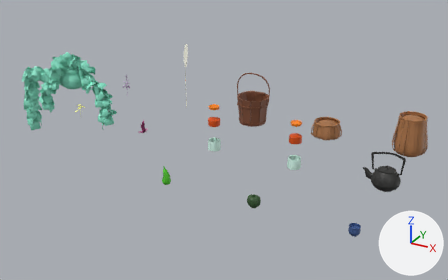
The FBX model Maya_Projects/Exports/cmc_shaman_assets_01_ID.fbx, before and after one commit.
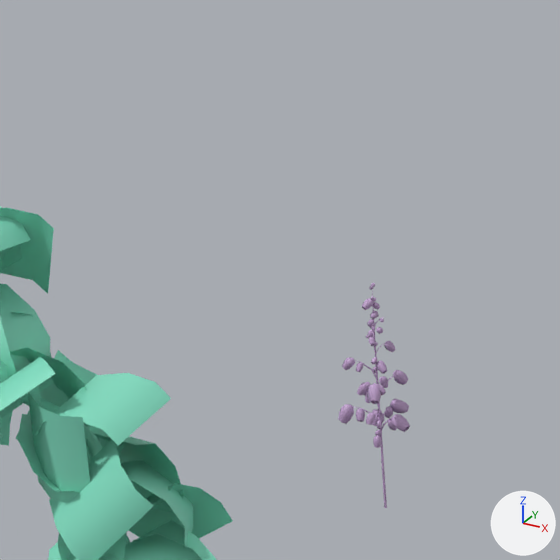
There are two pictures of each version: one whole from a camera (50 mm lens) standing at (0.0327, -0.0671, 0.03) and looking at (-0.0018, -0.0044, -0.0014), one close up on the part from 20% to 32% of the width and 17% to 36% of the height. Every picture has the same lights, and +X, +Y and +Z are marked at lower right. Where no turn or scale is listed for an object, it has been applied to the vertices.

Names of what the first close-up shows: 'monkshood_geo', 'plant_vines_geo'.
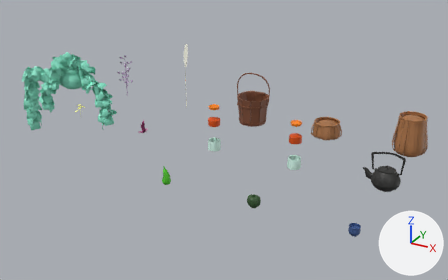
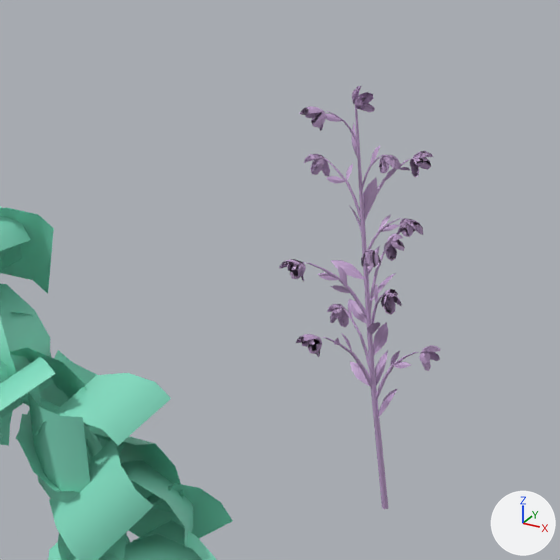
Changed parts and their boxes (x1, y1, x2, y2) in the close-ups (560 x 560 px):
'monkshood_stem_geo', added (purple): after (307, 106, 419, 509)
'monkshood_buds_geo', added (purple): after (279, 86, 441, 371)
'monkshood_geo', deleted (purple): before (338, 283, 410, 508)

What changed in the scene script:
```text
Add me_mesh_023_1:
    me_mesh_023_1.from_pydata(...)  # 1198 vertices, 1330 faces; spans x -0.00107..0.00114, y -0.00115..0.00119, z -0.00198..0.0019
    me_mesh_023_1.materials.append(mat_monkshood_id)  # purple #c0a1cd
Add me_mesh_022_1:
    me_mesh_022_1.from_pydata(...)  # 603 vertices, 560 faces; spans x -0.00079..0.00079, y -0.00086..0.00086, z -0.00288..0.00288
    me_mesh_022_1.materials.append(mat_monkshood_id)  # purple #c0a1cd
Remove ob_monkshood_geo:
    ob_monkshood_geo = bpy.data.objects.new('monkshood_geo', me_mesh_022)
    ob_monkshood_geo.location = (-0.02, 0.0, 0.0)
Add ob_monkshood_buds_geo:
    ob_monkshood_buds_geo = bpy.data.objects.new('monkshood_buds_geo', me_mesh_023_1)
    ob_monkshood_buds_geo.location = (-0.01996, 0.00008, 0.00415)
Add ob_monkshood_stem_geo:
    ob_monkshood_stem_geo = bpy.data.objects.new('monkshood_stem_geo', me_mesh_022_1)
    ob_monkshood_stem_geo.location = (-0.01994, 0.00009, 0.00288)
```
